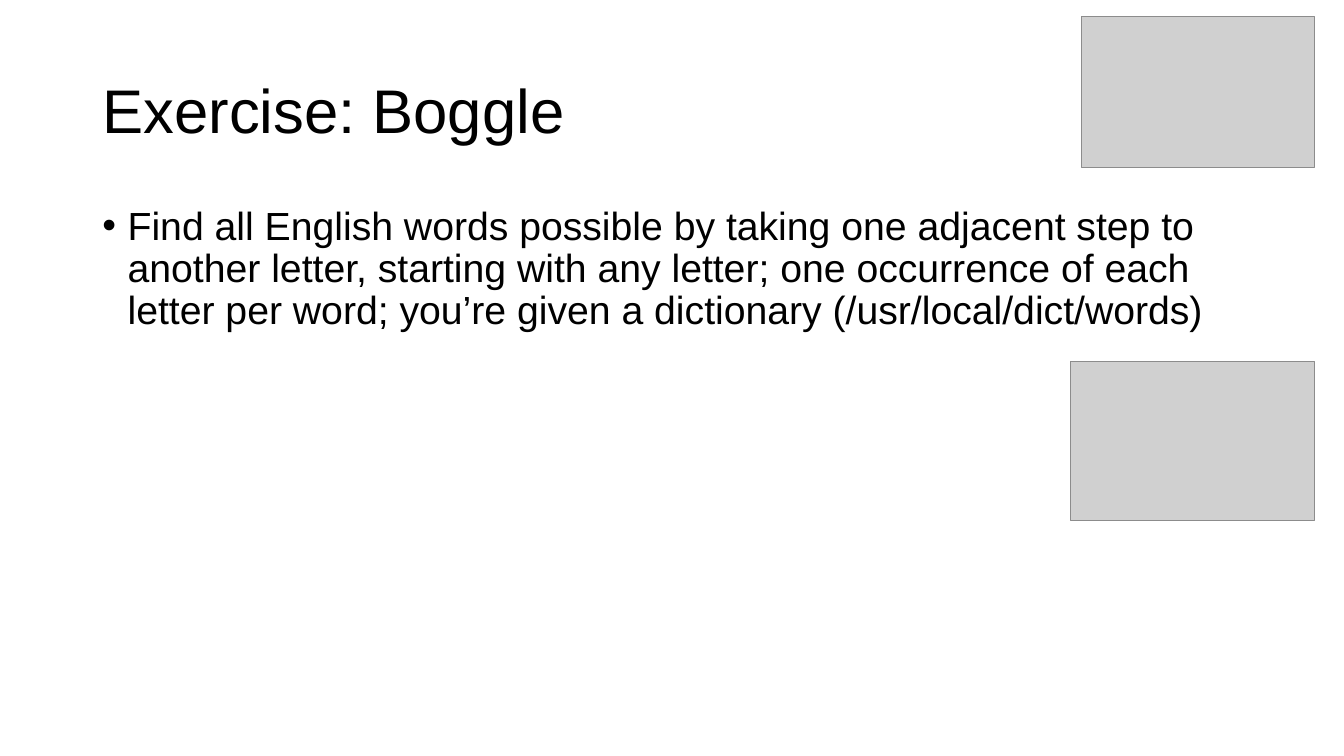
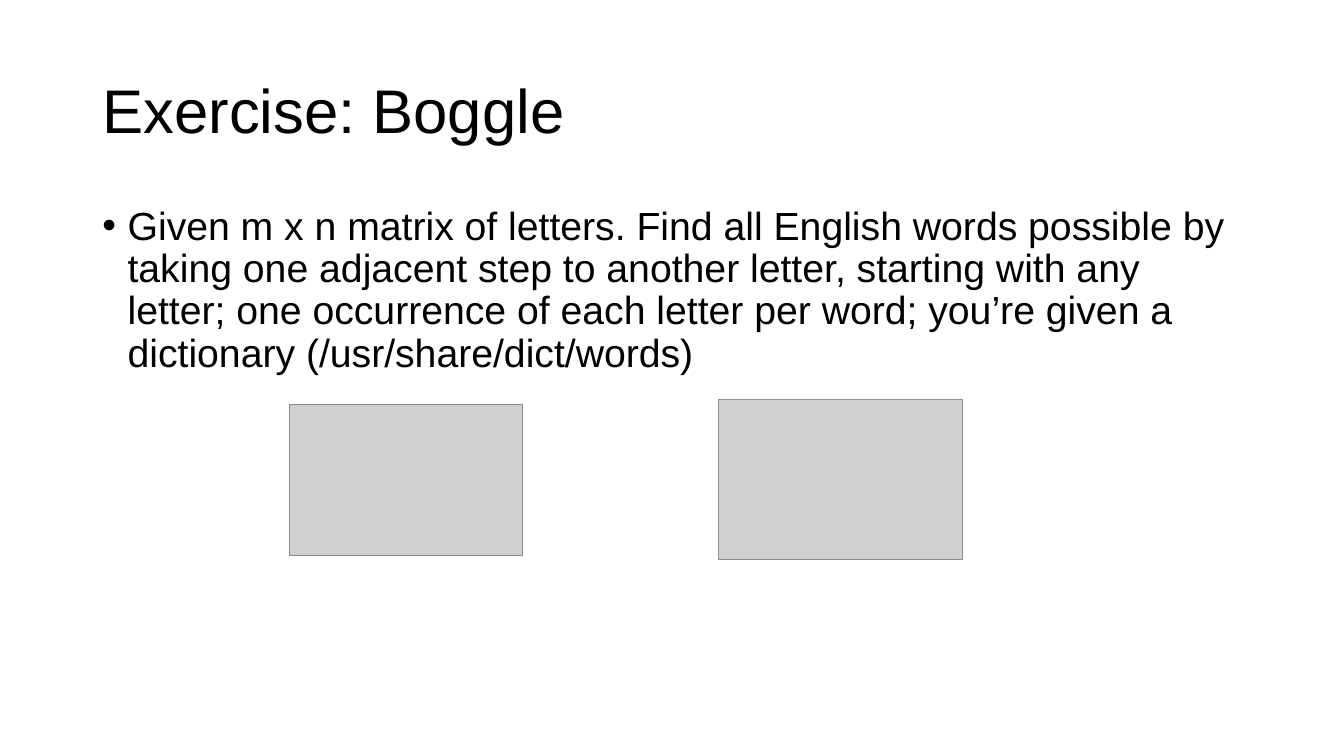
Before and after one commit to parrt/msds689, a slide deck: slide 27 of notes/graphs.pptx (slide 22 before the commit). Drawn at 1344x756 pixels with LibreOffice and Linux fonts; fonts in the diff are those of the drawing; grey boxes stand for pictures; background and template pictures are left out. Boxes give left, top, right and bottom in pixels: in the first picture for what was removed or moved away, otherwise in the second. Text is boxed around its words. In the diff, an @@ line names an element or a change of style, - is before the commit and + after.

```diff
--- a/notes/graphs.pptx
+++ b/notes/graphs.pptx
@@ text at (x1=128, y1=211, x2=1224, y2=375): text changed @@
-• Find all English words possible by taking one adjacent step to another letter, starting with any letter; one occurrence of each letter per word; you’re given a dictionary (/usr/local/dict/words)
+• Given m x n matrix of letters. Find all English words possible by taking one adjacent step to another letter, starting with any letter; one occurrence of each letter per word; you’re given a dictionary (/usr/share/dict/words)
@@ picture moved from (x1=1082, y1=16, x2=1315, y2=167) to (x1=289, y1=404, x2=522, y2=556) @@
@@ picture moved from (x1=1071, y1=361, x2=1315, y2=520) to (x1=719, y1=400, x2=963, y2=560) @@
```
Also in this commit, not shown: 2 other slides changed, 5 slides added, 3 other files.
